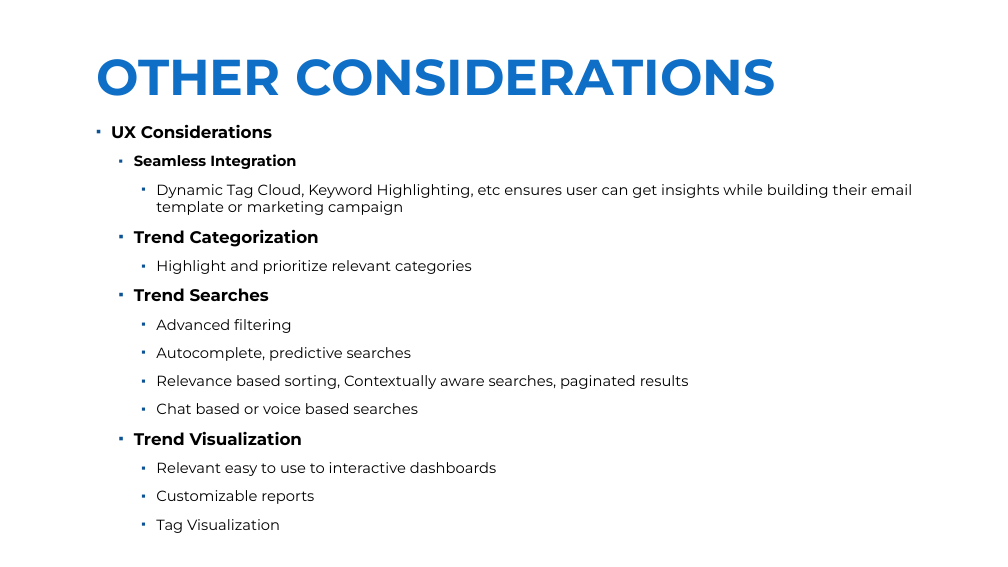
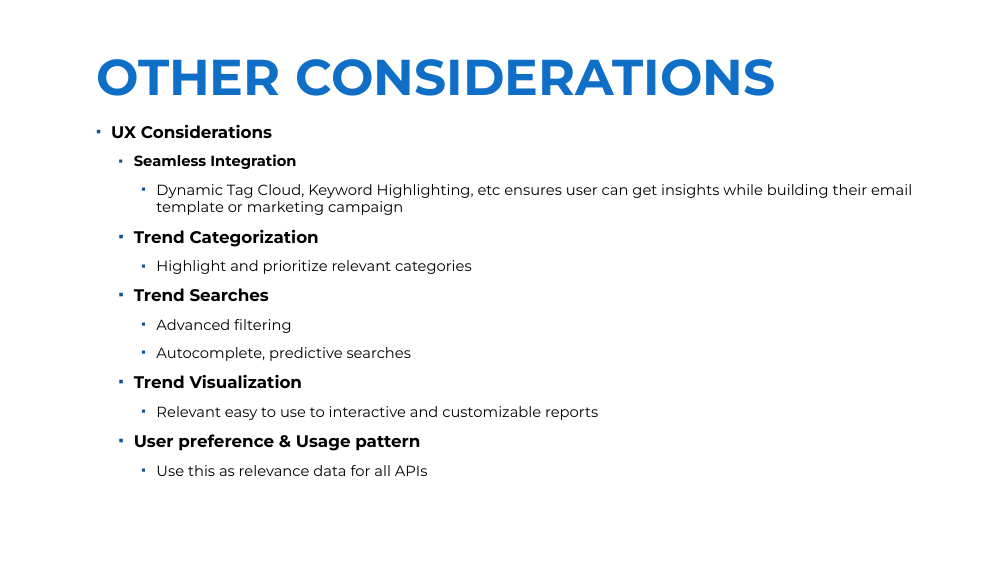
Before and after one commit to Braj-120/test-prep, a slide deck: slide 37 of Braj_Kishor_Intro_Achievements.pptx. Drawn at 1008x567 pixels with LibreOffice and Linux fonts; fonts in the diff are those of the drawing; background and template pictures are left out. Boxes give left, top, right and bottom in pixels: in the first picture for what was removed or moved away, otherwise in the second. Text is boxed around its words. In the diff, an @@ line names an element or a change of style, - is before the commit and + after.

```diff
--- a/Braj_Kishor_Intro_Achievements.pptx
+++ b/Braj_Kishor_Intro_Achievements.pptx
@@ text at (156, 375, 689, 414): paragraphs removed @@
-    ▪ Relevance based sorting, Contextually aware searches, paginated results
-    ▪ Chat based or voice based searches
@@ text at (134, 406, 598, 476): text changed @@
-    ▪ Relevant easy to use to interactive dashboards
-    ▪ Customizable reports
-    ▪ Tag Visualization
+    ▪ Relevant easy to use to interactive and customizable reports
+  ▪ User preference & Usage pattern
+    ▪ Use this as relevance data for all APIs
```
Also in this commit, not shown: 24 other slides changed.
